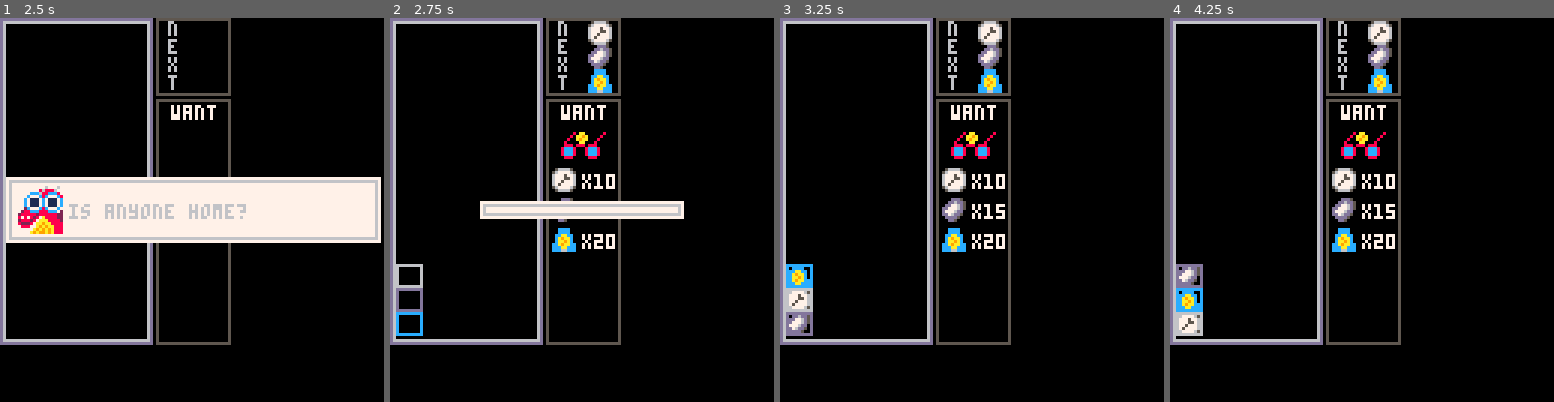
Above: before the commit, frames 1-4 (left to right).
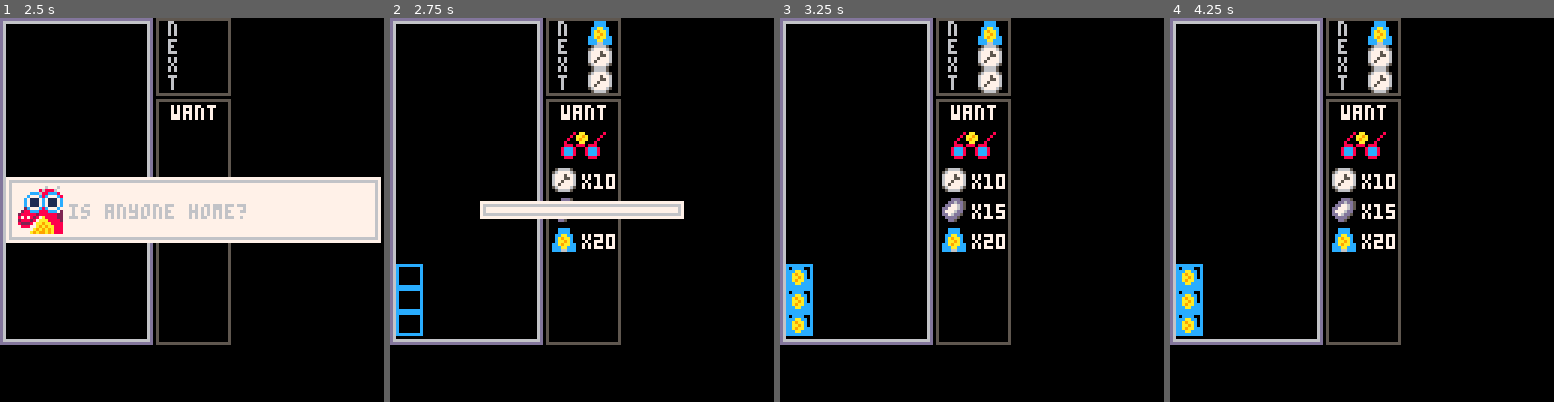
Above: after the commit, the same moments.

Repository: brunopinheiro/pico8_carts
Game: PICO-8 cartridge tagw.p8
Two runs of this game, one before a commit and one after it. Both use one fixed random seed, a clock stepped at 60 frames per second and the inputs below.
Inputs:
- Up to frame 1 (2.5 s): tap X (X key) at 0.33, 1.07, 1.85 s; tap O (Z key) at 0.7, 1.7, 2.1 s; hold Right 1.6-2.1 s; hold Up 2.15-2.42 s; hold Right from 2.47 s (still down)
- Up to frame 2 (2.75 s): keep holding Right; tap O (Z key) at 2.5 s
- Up to frame 3 (3.25 s): tap O (Z key) at 2.9 s; tap X (X key) at 2.97 s; release Right at 3.03 s; hold Left from 3.08 s (still down)
- Up to frame 4 (4.25 s): tap O (Z key) at 3.3, 3.7, 4.1 s; release Left at 3.58 s; hold Down 3.63-3.97 s; hold Right from 4.02 s (still down); tap X (X key) at 4.08 s

Frame 1 is identical in both runs. In frame 2, 1.4% of the frame differs, in the area x 1-58%, y 0-77%; in frame 3, 1.9%, in the area x 1-58%, y 0-83%; in frame 4, 1.9%.

Commit message:
[tagw] improve factory with needed components

Diff:
--- a/tagw.p8
+++ b/tagw.p8
@@ -513,25 +513,26 @@
 end
 
 function new_factory()
+	local needed_comps, next_triple_comps = {}, nil
+
+	function update_needed_comps(comps)
+		needed_comps = comps
+	end
+
+	function random_comp()
+		return g_comps[needed_comps[flr(rnd(#needed_comps)) + 1]]
+	end
+
 	function produce()
-		next_triple = new_triple({
-			g_comps[1],
-			g_comps[4],
-			g_comps[5]
-		})
-
-		next_triple.set_pos(66, 1)
-
-		nc:notify('triple_produced', new_triple({
-			g_comps[1],
-			g_comps[4],
-			g_comps[5]
-		}))
+		local generating_comps = next_triple_comps and next_triple_comps or { random_comp(), random_comp(), random_comp() }
+		next_triple_comps = { random_comp(), random_comp(), random_comp() }
+		nc:notify('triple_produced', new_triple(generating_comps))
 	end
 
 	return {
 		init=function()
 			nc:listen('request_triple', produce)
+			nc:listen('needed_comps', update_needed_comps)
 		end,
 
 		draw=function()
@@ -541,11 +542,16 @@
 			print('t', 56, 19)
 			rect(52, 0, 76, 25, 5)
 
-			try_call(next_triple, 'draw')
+			if next_triple_comps then
+				spr(next_triple_comps[1].s, 66, 1)
+				spr(next_triple_comps[2].s, 66, 9)
+				spr(next_triple_comps[3].s, 66, 17)
+			end
 		end,
 
 		unload=function()
 			nc:stop('request_triple', produce)
+			nc:stop('needed_comps', update_needed_comps)
 		end
 	}
 end
@@ -566,6 +572,12 @@
 		draw=function()
 			spr4(g_items[item_idx], x, y)
 		end,
+
+		needed_comps=function()
+			local comps = {}
+			for comp, _ in pairs(needed_comps) do add(comps, comp) end
+			return comps
+	  end,
 
 		can_assemble=function(stored_comps)
 			for comp, amount in pairs(needed_comps) do
@@ -617,9 +629,10 @@
 
 		if current_item_idx > #needed_items then
 			item = nil
-			nc:listen('shop_list_completed')
+			nc:notify('shop_list_completed')
 		else
 			item = needed_items[current_item_idx]
+			nc:notify('needed_comps', item and item.needed_comps() or {})
 		end
 	end
 
@@ -798,8 +811,8 @@
 	local machine, factory, customer, dialog = new_machine(), new_factory(), new_customer(items), nil
 
 	dialog = new_dialog(txts, 1, function()
+		customer:run()
 		machine:run()
-		customer:run()
 		dialog:close()
 	end)
 
